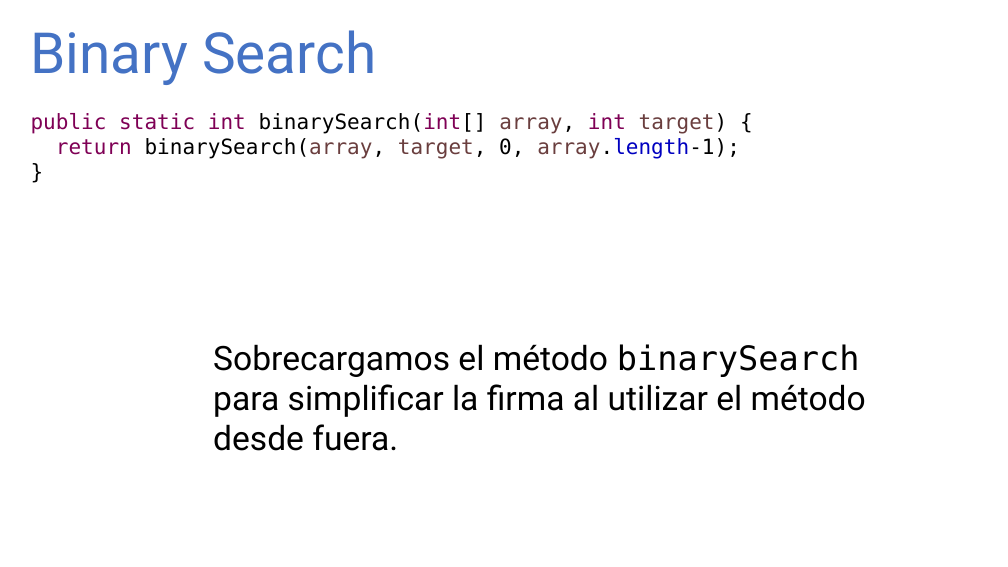
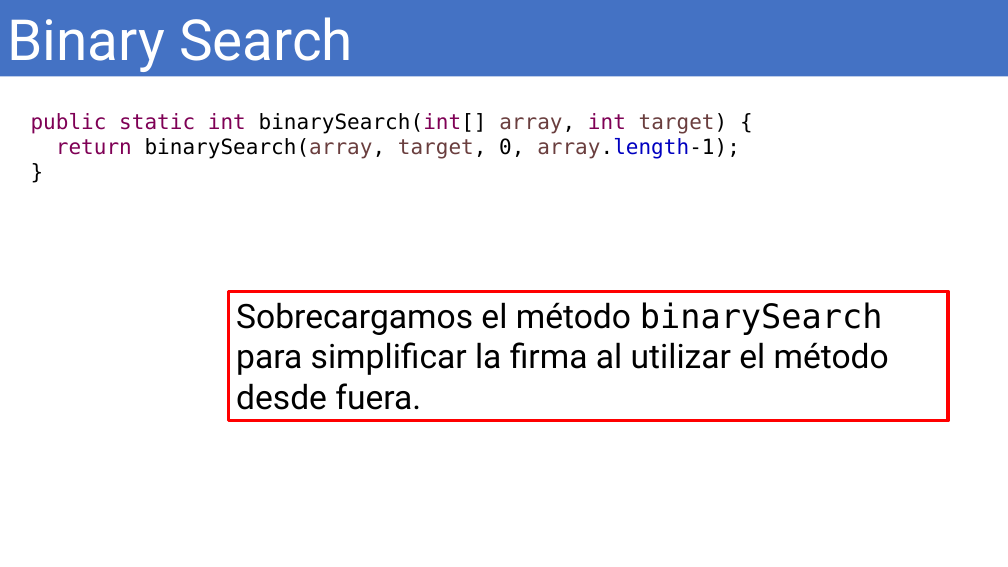
Before and after one commit to OMardil/INFO2, a slide deck: slide 10 of MOD08_Recursion/01 Presentacion/INFO2_MOD08_2-Busqueda_Binaria.pptx (slide 8 before the commit). Drawn at 1008x567 pixels with LibreOffice and Linux fonts; fonts in the diff are those of the drawing. Boxes give left, top, right and bottom in pixels: in the first picture for what was removed or moved away, otherwise in the second. Text is boxed around its words. In the diff, an @@ line names an element or a change of style, - is before the commit and + after.

```diff
--- a/MOD08_Recursion/01 Presentacion/INFO2_MOD08_2-Busqueda_Binaria.pptx
+++ b/MOD08_Recursion/01 Presentacion/INFO2_MOD08_2-Busqueda_Binaria.pptx
@@ rectangle "Binary Search": place and size @@
-rectangle "Binary Search" at bbox=[31, 30, 376, 85]
+rectangle "Binary Search" at bbox=[0, 0, 1008, 76]
@@ rectangle "Binary Search" at bbox=[0, 0, 1008, 76]: text colour #4472C4 to #FFFFFF; fill none to #4472C4 @@
@@ rectangle "Sobrecargamos el método binarySearch para ...": place and size @@
-rectangle "Sobrecargamos el método binarySearch para ..." at bbox=[213, 344, 866, 451]
+rectangle "Sobrecargamos el método binarySearch para ..." at bbox=[229, 291, 948, 421]
@@ rectangle "Sobrecargamos el método binarySearch para ..." at bbox=[229, 291, 948, 421]: outline none to #FF0000 3 pt @@
```
Also in this commit, not shown: 1 other slide changed, 7 slides added, 6 slides removed.
